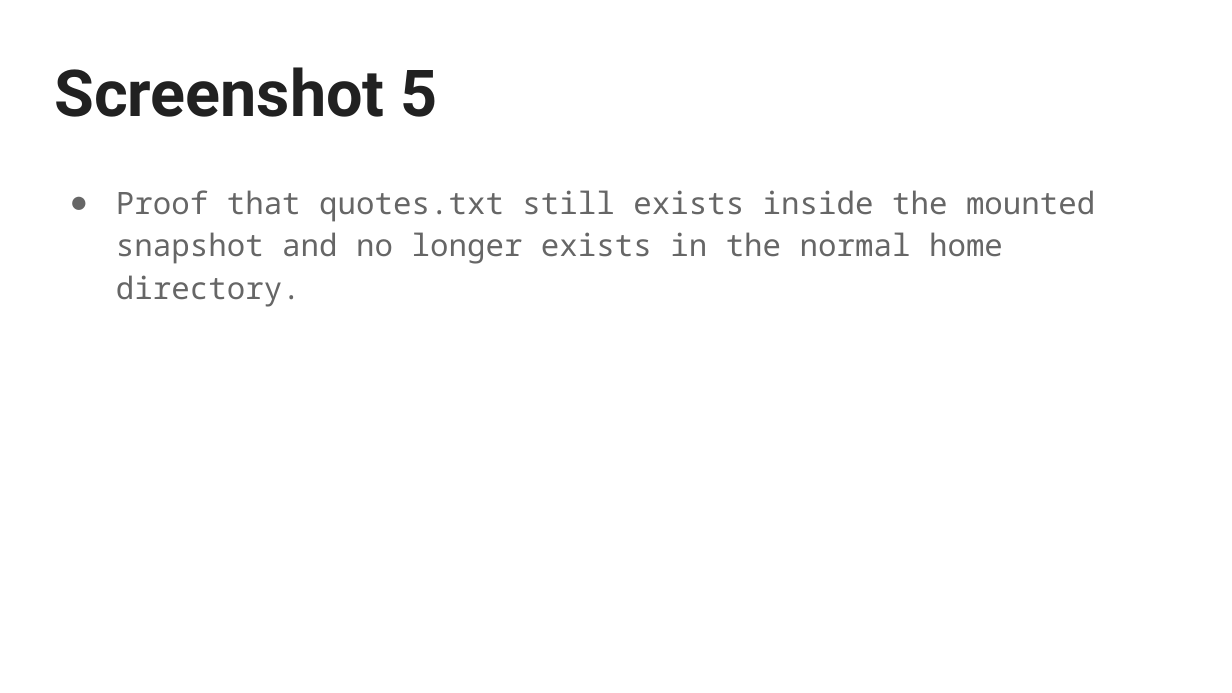
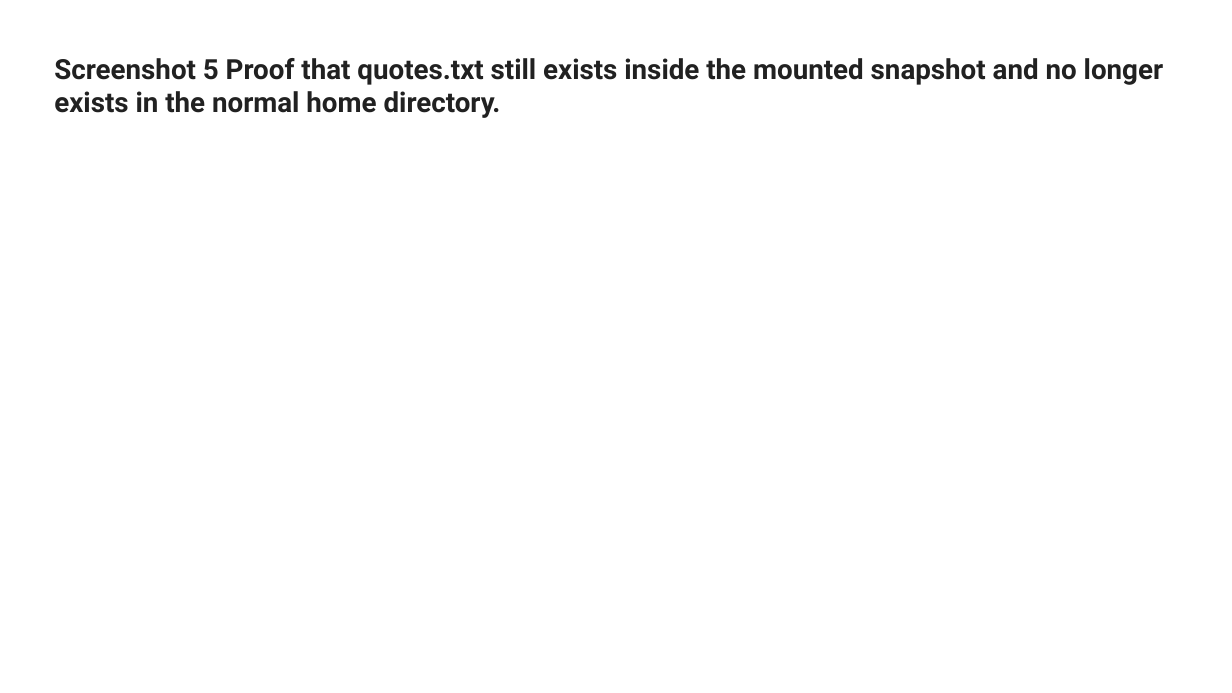
Before and after one commit to WikiSteve/networking-labs, a slide deck: slide 6 of labs/130-linux-storage/assets/Linux Storage SUBMISSION TEMPLATE.pptx. Drawn at 1232x693 pixels with LibreOffice and Linux fonts; fonts in the diff are those of the drawing. Boxes give left, top, right and bottom in pixels: in the first picture for what was removed or moved away, otherwise in the second. Text is boxed around its words. In the diff, an @@ line names an element or a change of style, - is before the commit and + after.

```diff
--- a/labs/130-linux-storage/assets/Linux Storage SUBMISSION TEMPLATE.pptx
+++ b/labs/130-linux-storage/assets/Linux Storage SUBMISSION TEMPLATE.pptx
@@ title at (54, 58, 1164, 118): text changed; size 37.8 to 16.2 pt @@
-Screenshot 5
+Screenshot 5 Proof that quotes.txt still exists inside the mounted snapshot and no longer exists in the normal home directory.
@@ text removed at (116, 190, 1095, 307) @@
-● Proof that quotes.txt still exists inside the mounted snapshot and no longer exists in the normal home directory.
```
Also in this commit, not shown: 4 other slides changed, 6 other files.
